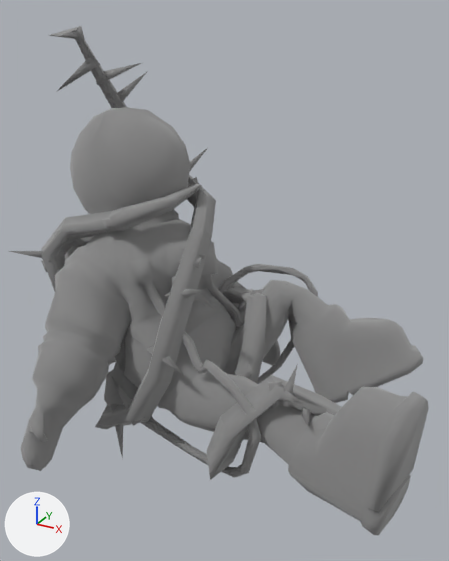
One commit to the FBX model Horror/Assets/Graphics/TreeLevel/DeadGuys/Dead_guy_3.fbx: the scene before it, then after it.
Camera for both pictures: a 50 mm lens placed at (2.87, -4.28, 3.42), pointed at (0.62, -0.18, 1.37). The lights are fixed; the arrows at lower left show +X, +Y and +Z. Where no turn or scale is listed for an object, it has been applied to the vertices.

Objects in the first picture: 'dead_guy1'.
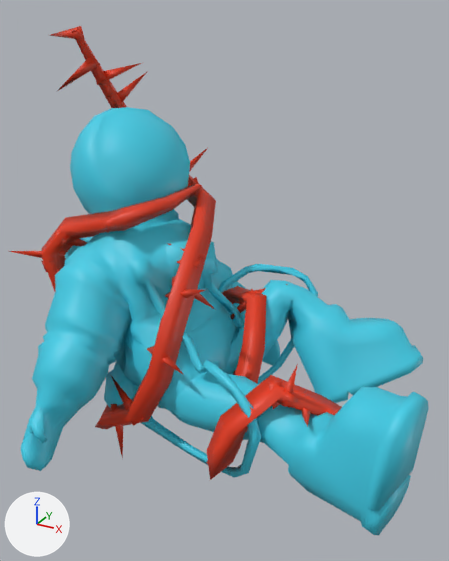
Commit message: fix: dead guys in tree level

Pixel boxes [x1, y1, x2, y2] of what changed, in the pictures (449 x 561 px):
part 1 of me_merged_pm3d_cube3d2_3_004, recoloured (grey to cyan)
    both: [20, 107, 429, 535]
part 2 of me_merged_pm3d_cube3d2_3_004, recoloured (grey to red)
    both: [9, 26, 342, 480]

Edits to the bpy script that builds the scene:
```text
Add mat_material_pnacza:
    mat_material_pnacza = principled_material('Material_Pnacza')
    mat_material_pnacza.base_color = (0.8, 0.0427, 0.00856)  # red #e73a17
Add mat_material_skafander:
    mat_material_skafander = principled_material('Material_Skafander')
    mat_material_skafander.base_color = (0.0506, 0.617, 0.8)  # cyan #40cee7
Change me_merged_pm3d_cube3d2_3_004:
    where me_merged_pm3d_cube3d2_3_004.from_pydata(...)  # 1792 vertices, 3170 faces; spans x -1.61..2.37, y -1.68..1.24, z -0.18..3.27
    used by ob_dead_guy1; location = (0.0, 0.0, 0.0)
    me_merged_pm3d_cube3d2_3_004 part 1: 2900 of the faces centred in x -1.21..2.35, y -1.66..1.22, z -0.16..2.6 switch from mat_shading_002 (grey #bcbcbc) to mat_material_skafander (cyan #40cee7)
    me_merged_pm3d_cube3d2_3_004 part 2: 270 of the faces centred in x -1.3..2.16, y -0.87..0.88, z -0.03..3.25 switch from mat_shading_002 (grey #bcbcbc) to mat_material_pnacza (red #e73a17)
```
